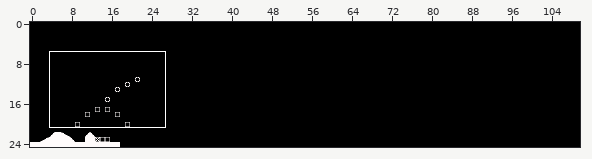
An edit to a level. Tiled map, resources/tile-map.tmx. The first picture is a wide view before the edit; the outline marks the close-up.
Close-up. Before the commit:
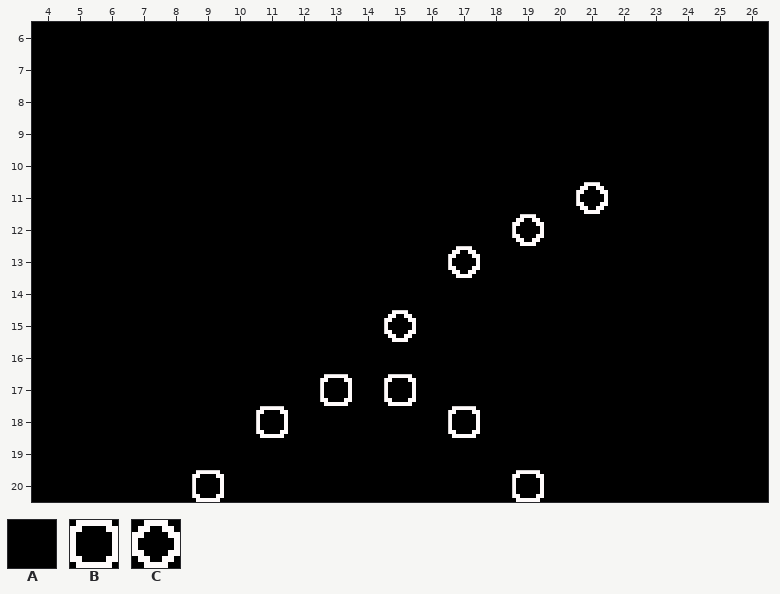
Cells are 8x8 px. Shown: x 4..26, y 6..20.
Key: from "charset-1": A 0, B 6, C 7.
_ is an empty cell.
Layer "Tile Layer 1" before, first column x 4:
 6 AAAAAAAAAAAAAAAAAAAAAAA
 7 AAAAAAAAAAAAAAAAAAAAAAA
 8 AAAAAAAAAAAAAAAAAAAAAAA
 9 AAAAAAAAAAAAAAAAAAAAAAA
10 AAAAAAAAAAAAAAAAAAAAAAA
11 AAAAAAAAAAAAAAAAACAAAAA
12 AAAAAAAAAAAAAAACAAAAAAA
13 AAAAAAAAAAAAACAAAAAAAAA
14 AAAAAAAAAAAAAAAAAAAAAAA
15 AAAAAAAAAAACAAAAAAAAAAA
16 AAAAAAAAAAAAAAAAAAAAAAA
17 AAAAAAAAABABAAAAAAAAAAA
18 AAAAAAABAAAAABAAAAAAAAA
19 AAAAAAAAAAAAAAAAAAAAAAA
20 AAAAABAAAAAAAAABAAAAAAA
Once edited:
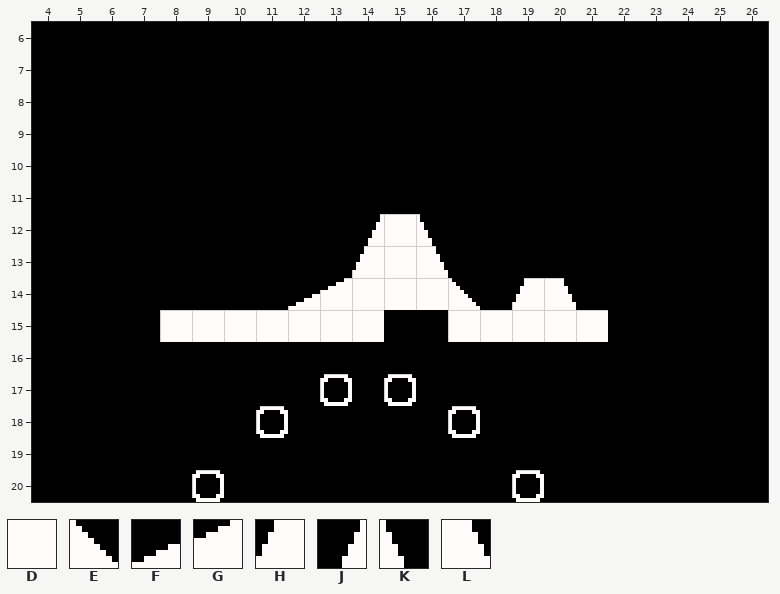
Further tiles: from "charset-1": D 2, E 3, F 8, G 9, H 12, J 13, K 14, L 15.
The exact change:
Layer "Tile Layer 1":
The author changed tile C to tile A in row 11 at x 21; in row 12 at x 19; in row 13 at x 17; in row 15 at x 15.
The author changed tile A to tile D in rows 12 to 13 at x 15; in row 14 at x 14 to 16; in row 15 at x 8 to 14 and 17 to 21.
The author changed tile A to tile E in row 14 at x 17.
The author changed tile A to tile F in row 14 at x 12.
The author changed tile A to tile G in row 14 at x 13.
The author changed tile A to tile H in row 13 at x 14; in row 14 at x 19.
The author changed tile A to tile J in row 12 at x 14.
The author changed tile A to tile K in row 12 at x 16.
The author changed tile A to tile L in row 13 at x 16; in row 14 at x 20.
Pixel boxes of the changes (left, top, right, bottom) in both close-ups:
changed: (576, 182, 608, 214)
changed: (160, 214, 608, 342)
